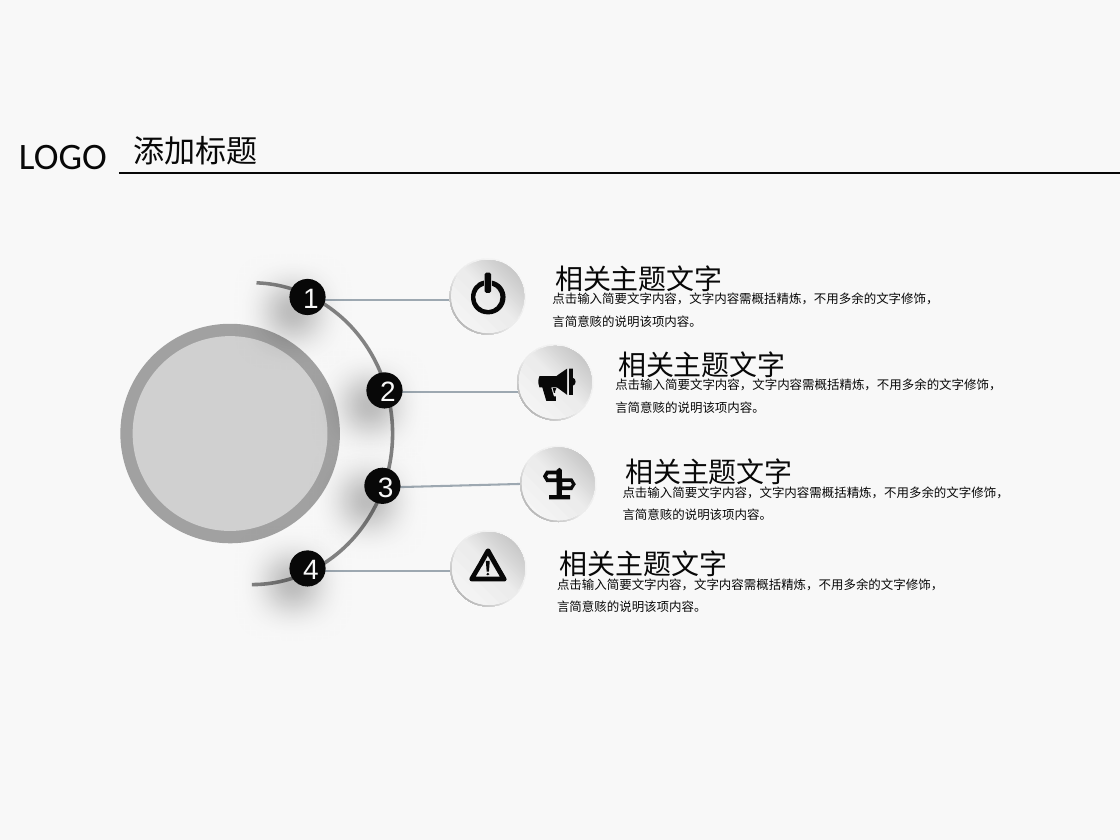
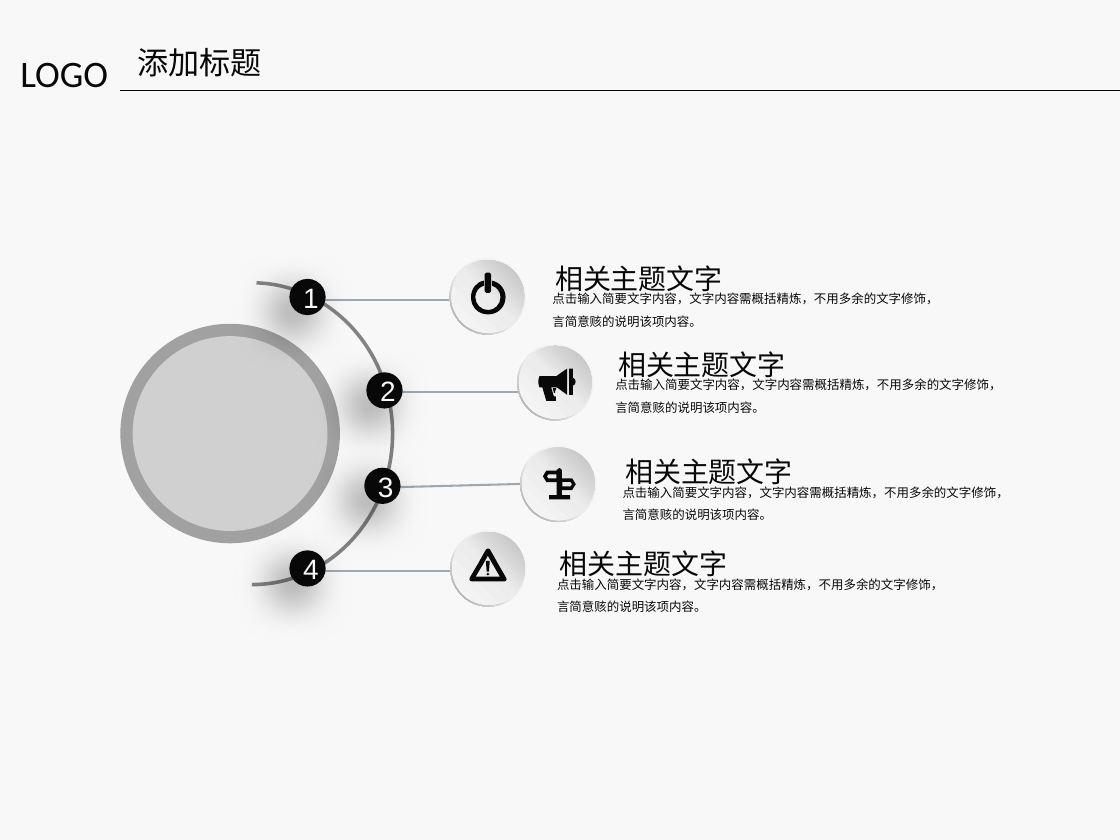
Before and after one commit to Junior888/paper, a slide deck: slide 17 of 论文答辩.pptx (slide 9 before the commit). Drawn at 1120x840 pixels with LibreOffice and Linux fonts; fonts in the diff are those of the drawing; grey boxes stand for pictures; background and template pictures are left out. Boxes give left, top, right and bottom in pixels: in the first picture for what was removed or moved away, otherwise in the second. Text is boxed around its words. In the diff, an @@ line names an element or a change of style, - is before the commit and + after.

```diff
--- a/论文答辩.pptx
+++ b/论文答辩.pptx
@@ text "添加标题": place and size @@
-text "添加标题" at [134,136,258,165]
+text "添加标题" at [137,48,261,77]
@@ text "LOGO": place and size @@
-text "LOGO" at [19,144,107,170]
+text "LOGO" at [20,62,108,88]
@@ line moved from (119, 173) - (1120, 173) to (121, 91) - (1120, 91) @@
```
Also in this commit, not shown: 8 other slides changed, 7 slides added, 1 other file.
